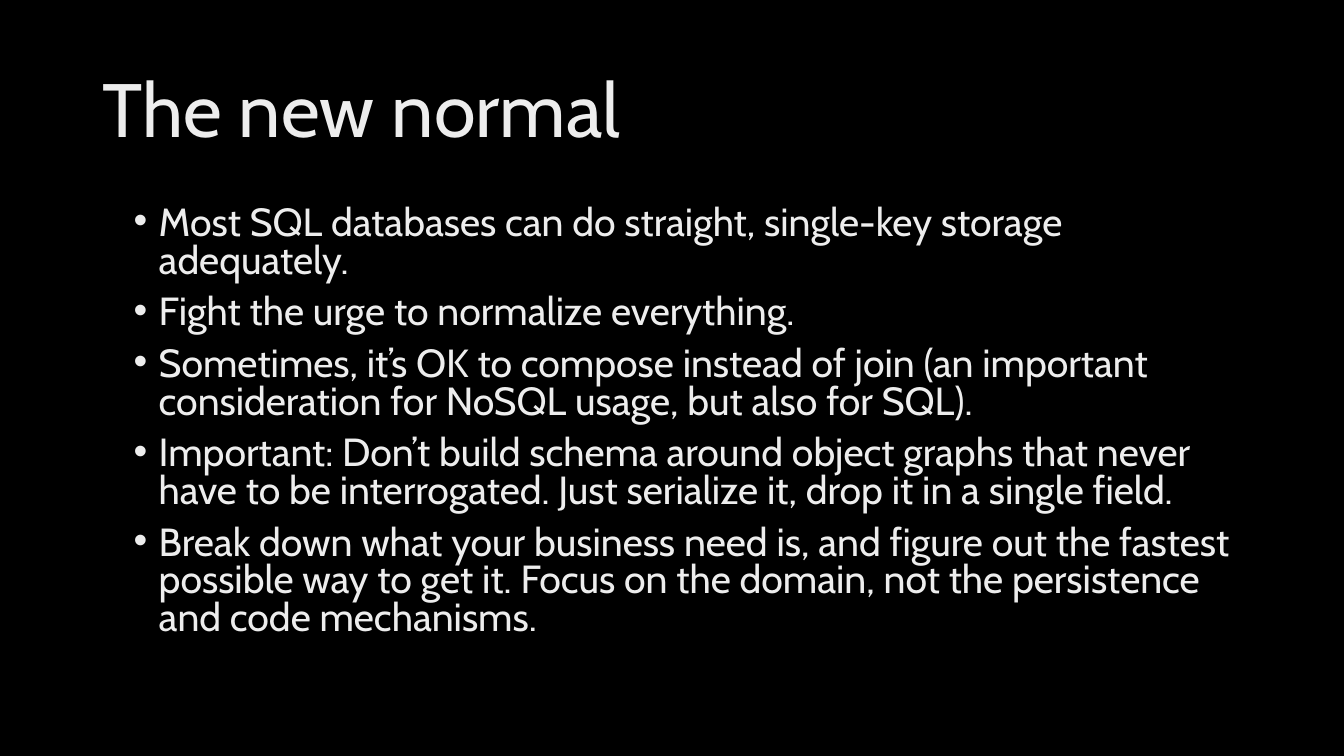
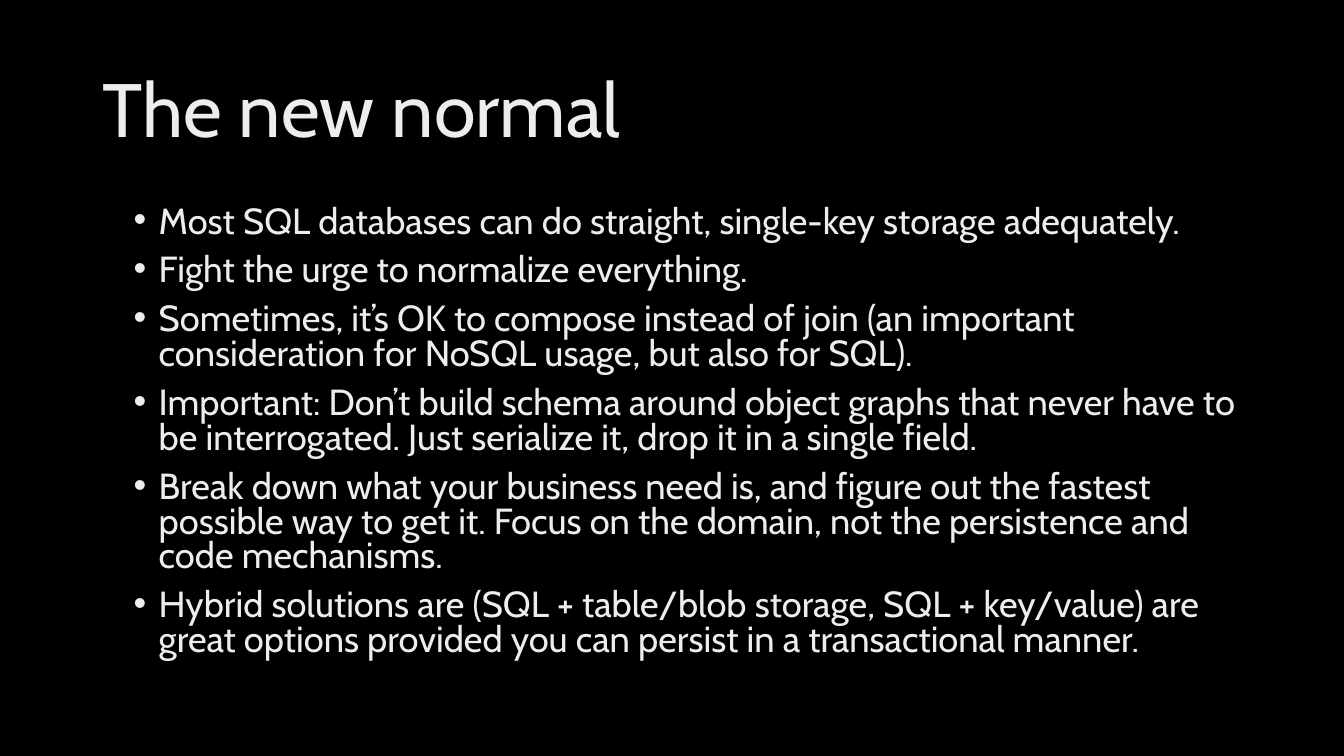
Before and after one commit to jeffputz/presentations, a slide deck: slide 8 of Architecture Without Data Drama.pptx (slide 9 before the commit). Drawn at 1344x756 pixels with LibreOffice and Linux fonts; fonts in the diff are those of the drawing; background and template pictures are left out. Boxes give left, top, right and bottom in pixels: in the first picture for what was removed or moved away, otherwise in the second. Text is boxed around its words. In the diff, an @@ line names an element or a change of style, - is before the commit and + after.

```diff
--- a/Architecture Without Data Drama.pptx
+++ b/Architecture Without Data Drama.pptx
@@ text at box(159, 206, 1235, 569): size 28 to 25.9 pt in "Most SQL databases can do straight, single-key ...", "Fight the urge to normalize everything.", "Sometimes, it’s OK to compose instead of ...", "Important: Don’t build schema around object graphs ..." and 1 more places @@
@@ text at box(159, 589, 1199, 661): paragraph added @@
+• Hybrid solutions are (SQL + table/blob storage, SQL + key/value) are great options provided you can persist in a transactional manner.
```
Also in this commit, not shown: 6 other slides changed, 1 slide added, 1 slide removed.
